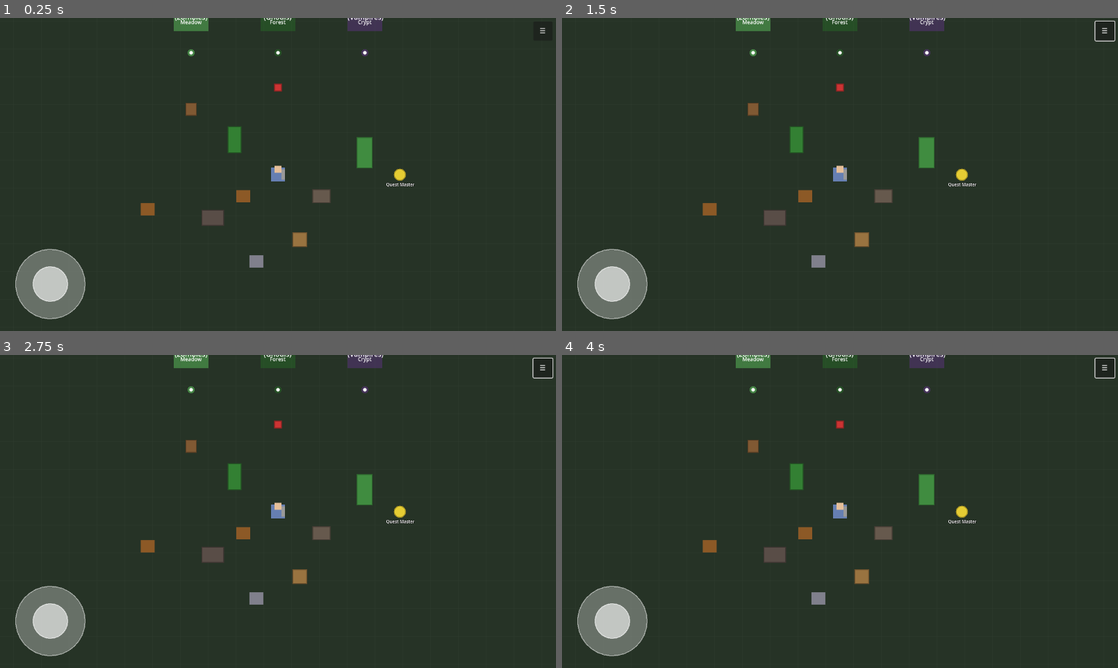
Above: before the commit, frames 1-4 (two rows, left to right).
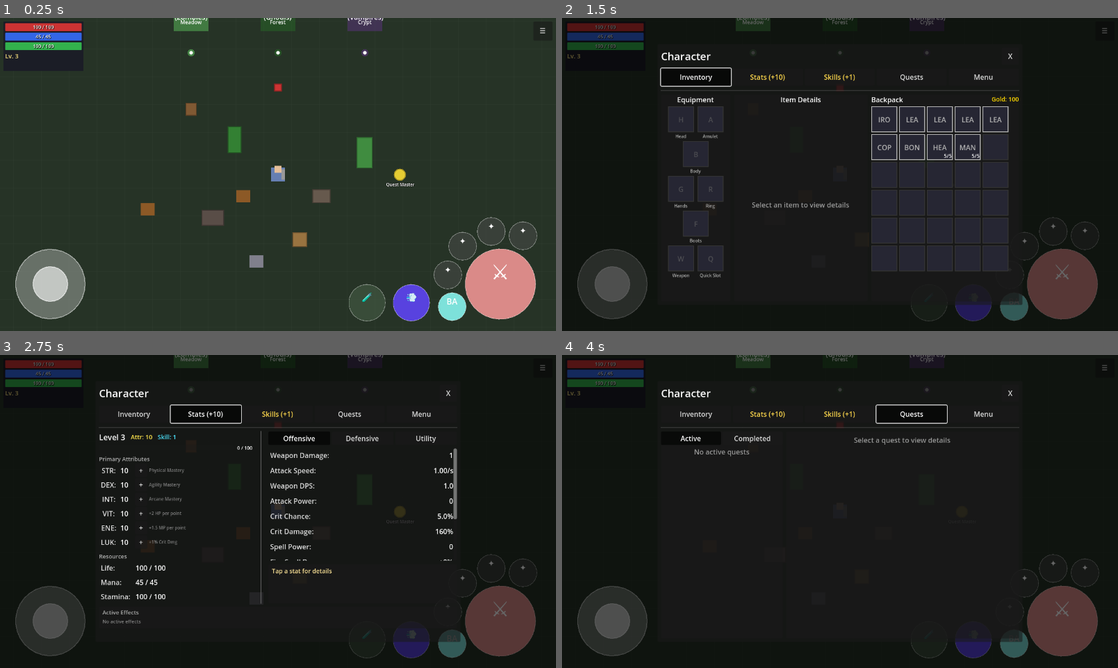
Above: after the commit, the same moments.

Repository: MatousHruska/MobileTestia
Game: Godot game, scene res://scenes/world/test_zone.tscn
Two runs of this game, one before a commit and one after it. Both use one fixed random seed, a clock stepped at 60 frames per second and the inputs below.
Inputs (mouse positions are in pixels of both pictures, inside the frame that each line leads up to):
- Up to frame 1 (0.25 s): no input
- Up to frame 2 (1.5 s): click "☰" at 0.5 s; click (695, 77) at 1.25 s, where only the run after the commit has a clickable "Inventory"
- Up to frame 3 (2.75 s): click (205, 414) at 2 s, where only the run after the commit has a clickable "Stats (+10)"
- Up to frame 4 (4 s): click (840, 414) at 2.75 s, where only the run after the commit has a clickable "Skills (+1)"; click (912, 414) at 3.5 s, where only the run after the commit has a clickable "Quests"

The runs differ from the first frame. In frame 1, 5.2% of the frame differs, in the area x 0-97%, y 1-97%; in frame 2, 84%; in frame 3, 97%; in frame 4, 98%, in the area x 0-100%, y 0-100%.
Error before the commit: Parse Error: Cannot infer the type of "to_enemy" variable because the value doesn't have a set type. (res://scripts/ui/combat/combat_hud.gd:346)

Commit message:
Fix type inference error in combat_hud skill arc check

Diff:
--- a/scripts/ui/combat/combat_hud.gd
+++ b/scripts/ui/combat/combat_hud.gd
@@ -343,8 +343,9 @@
 	for enemy in enemies:
 		# Check if enemy is within hit arc (skip if arc is 360 = all around)
 		if skill_arc < 360.0:
-			var to_enemy := (enemy.global_position - player.global_position).normalized()
-			var angle := rad_to_deg(facing_vector.angle_to(to_enemy))
+			var enemy_pos: Vector2 = enemy.global_position
+			var to_enemy: Vector2 = (enemy_pos - player.global_position).normalized()
+			var angle: float = rad_to_deg(facing_vector.angle_to(to_enemy))
 			if abs(angle) > skill_arc / 2.0:
 				continue  # Enemy is outside hit arc
 
